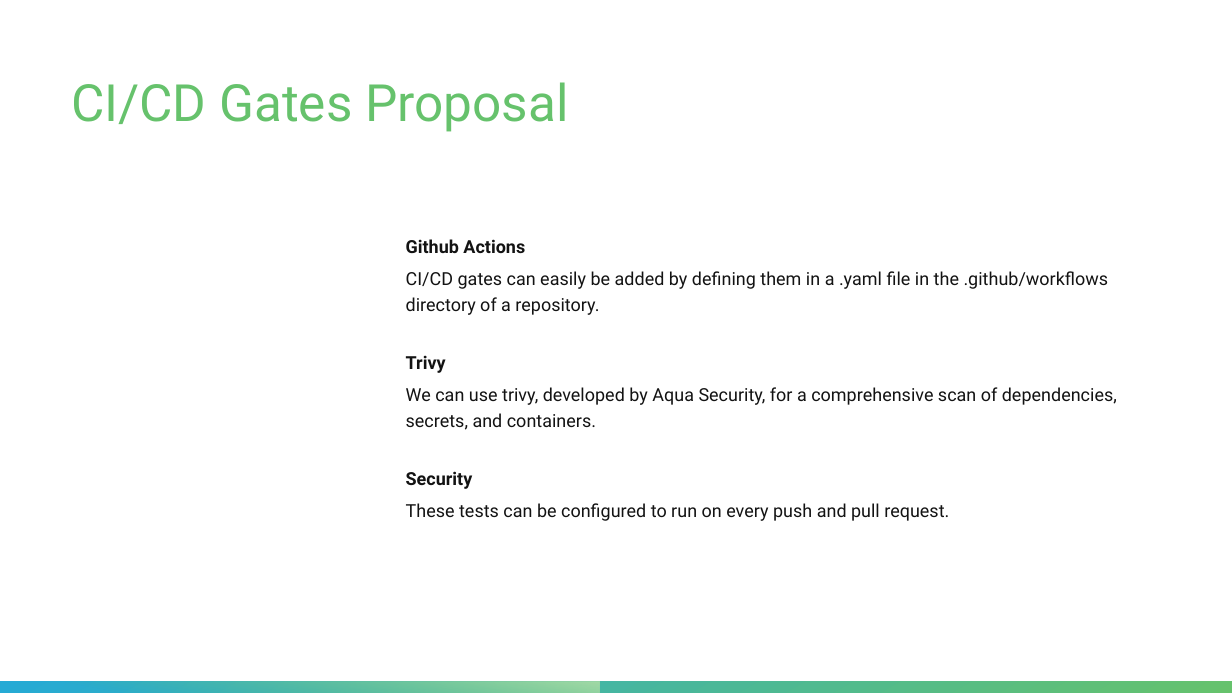
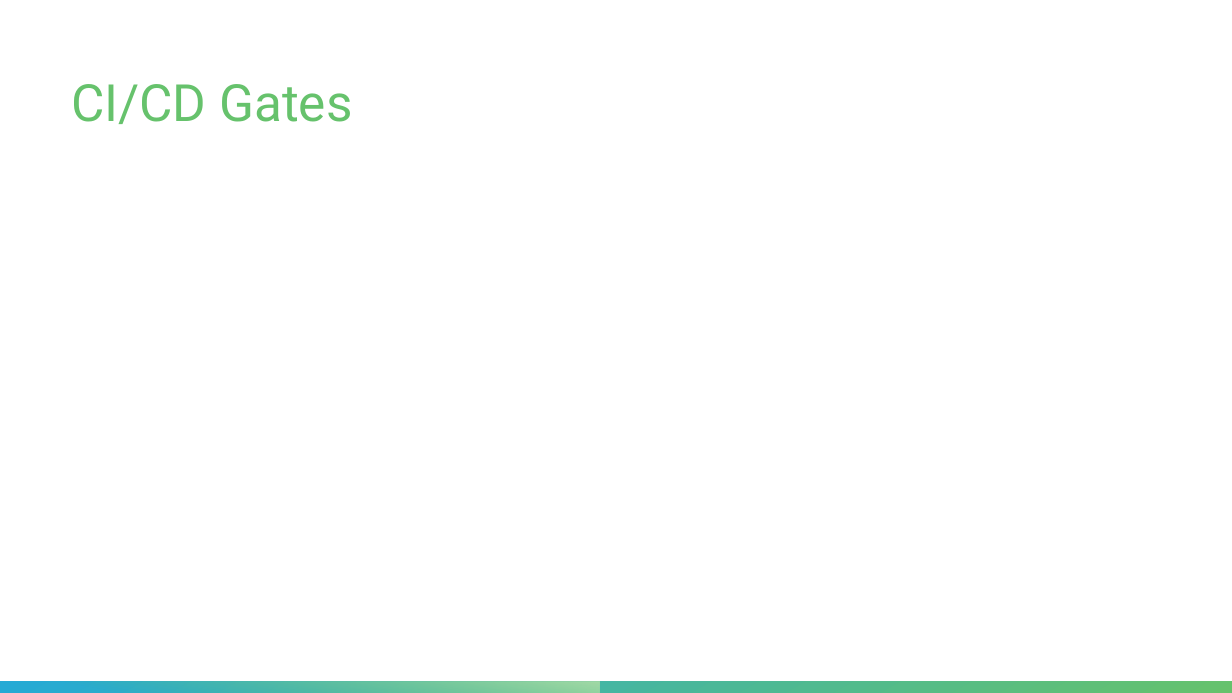
Before and after one commit to PaullyDK/DevSecOpsProjOne, a slide deck: slide 3 of Presentation/proj1.pptx (slide 6 before the commit). Drawn at 1232x693 pixels with LibreOffice and Linux fonts; fonts in the diff are those of the drawing. Boxes give left, top, right and bottom in pixels: in the first picture for what was removed or moved away, otherwise in the second. Text is boxed around its words. In the diff, an @@ line names an element or a change of style, - is before the commit and + after.

```diff
--- a/Presentation/proj1.pptx
+++ b/Presentation/proj1.pptx
@@ title at [71,84,352,124]: text changed @@
-CI/CD Gates Proposal
+CI/CD Gates
@@ text removed at [406,239,1117,521] @@
-Github Actions
-  CI/CD gates can easily be added by defining them in a .yaml file in the .github/workflows directory of a repository.
-Trivy
-  We can use trivy, developed by Aqua Security, for a comprehensive scan of dependencies, secrets, and containers.
-Security
-  These tests can be configured to run on every push and pull request.
```
Also in this commit, not shown: 1 other slide changed, 1 slide added, 4 slides removed, 3 other files.
